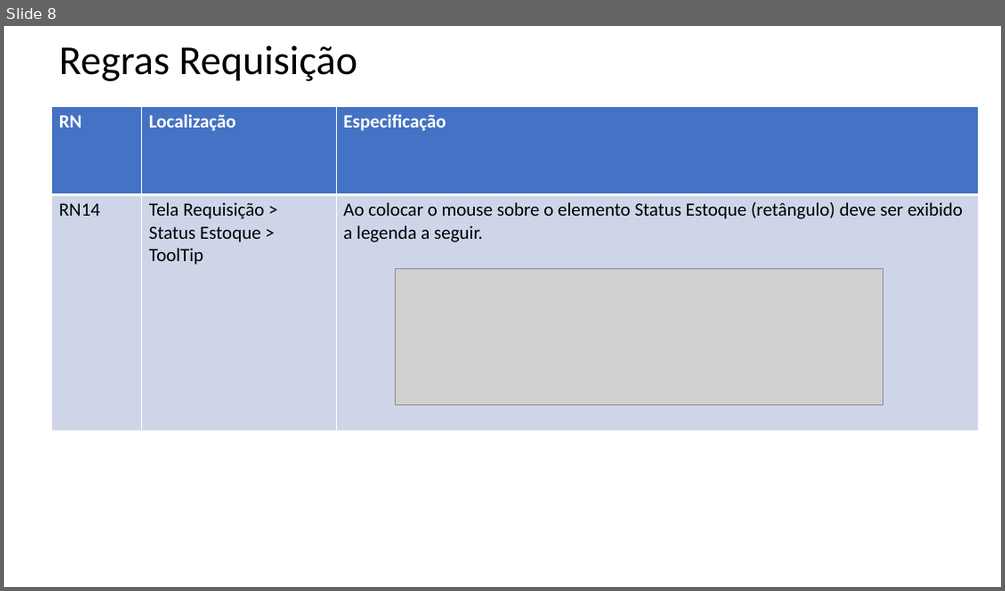
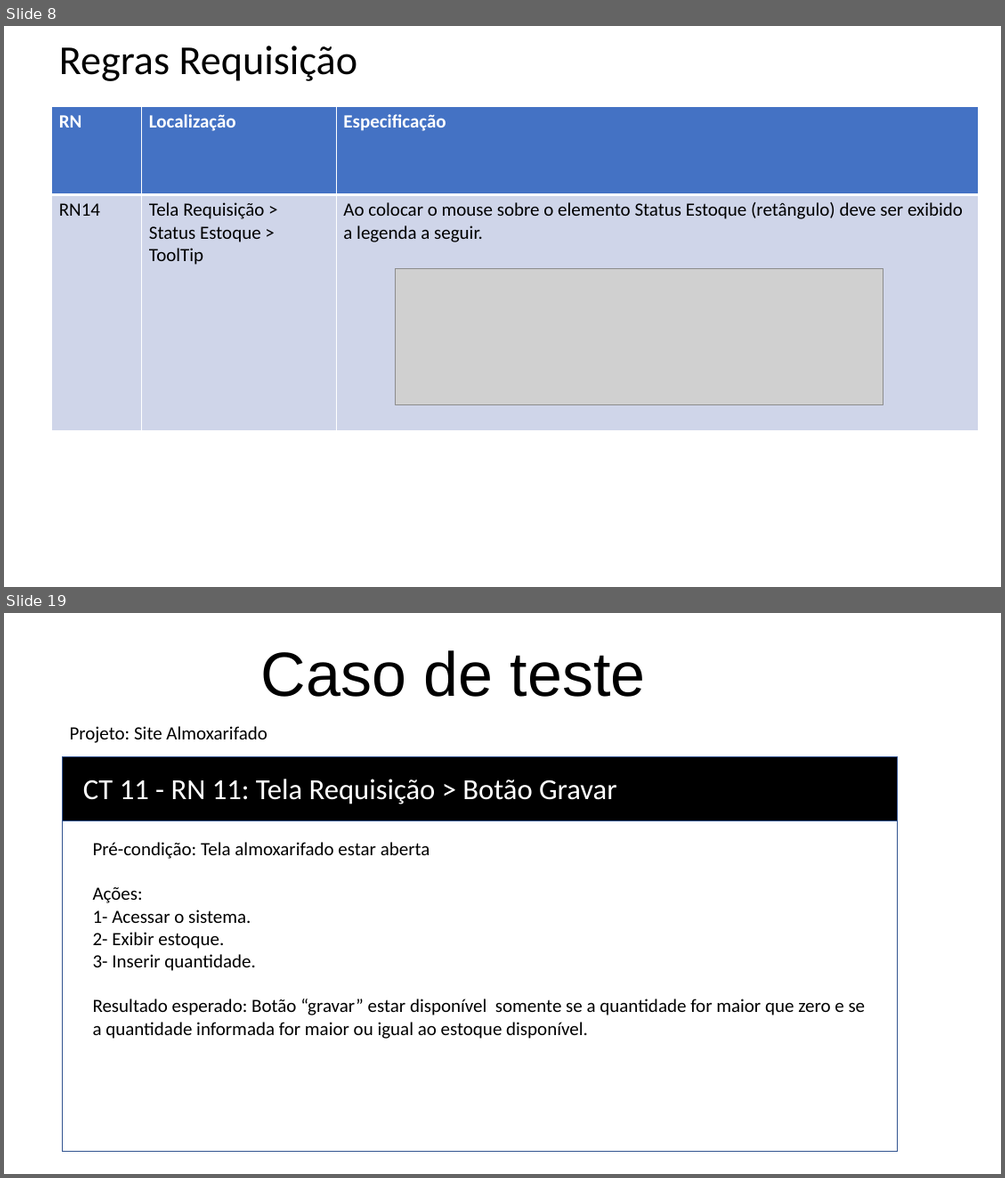
Before and after one commit to RaissaBarbs/Almoxarifado, a slide deck: RegrasNegocio/RN_Requisitos.pptx. Shown one above the other, each under a label of ours: slide 8 before the commit, slides 8 and 19 after it; the slides between them are not shown. The pictures are 1005x591 and 1005x1178 pixels, drawn with LibreOffice and Linux fonts; fonts in the diff are those of the drawing; grey boxes stand for pictures. Boxes give left, top, right and bottom in pixels: in the first picture for what was removed or moved away, otherwise in the second. Text is boxed around its words. In the diff, an @@ line names an element or a change of style, - is before the commit and + after.

```diff
--- a/RegrasNegocio/RN_Requisitos.pptx
+++ b/RegrasNegocio/RN_Requisitos.pptx
@@ slide 19 added at [4, 613, 1001, 1174], background #FFFFFF @@
@@ title added at [261, 650, 646, 697], 60 pt, text #000000 @@
+Caso de teste
@@ text added at [70, 726, 267, 743], 18 pt, text #000000 @@
+Projeto: Site Almoxarifado
@@ rectangle added at [63, 756, 898, 1151], fill #FFFFFF, outline #325491 1 pt @@
@@ rectangle added at [63, 756, 898, 821], fill #000000, outline #325491 1 pt @@
@@ text added at [83, 779, 617, 804], 28 pt, text #FFFFFF @@
+CT 11 - RN 11: Tela Requisição > Botão Gravar
@@ text added at [93, 842, 866, 1038], 18 pt, text #000000 @@
+Pré-condição: Tela almoxarifado estar aberta
+Ações:
+1- Acessar o sistema.
+2- Exibir estoque.
+3- Inserir quantidade.
+Resultado esperado: Botão “gravar” estar disponível somente se a quantidade for maior que zero e se a quantidade informada for maior ou igual ao estoque disponível.
```
Also in this commit, not shown: 7 slides changed, 6 other slides added, 1 other file.
